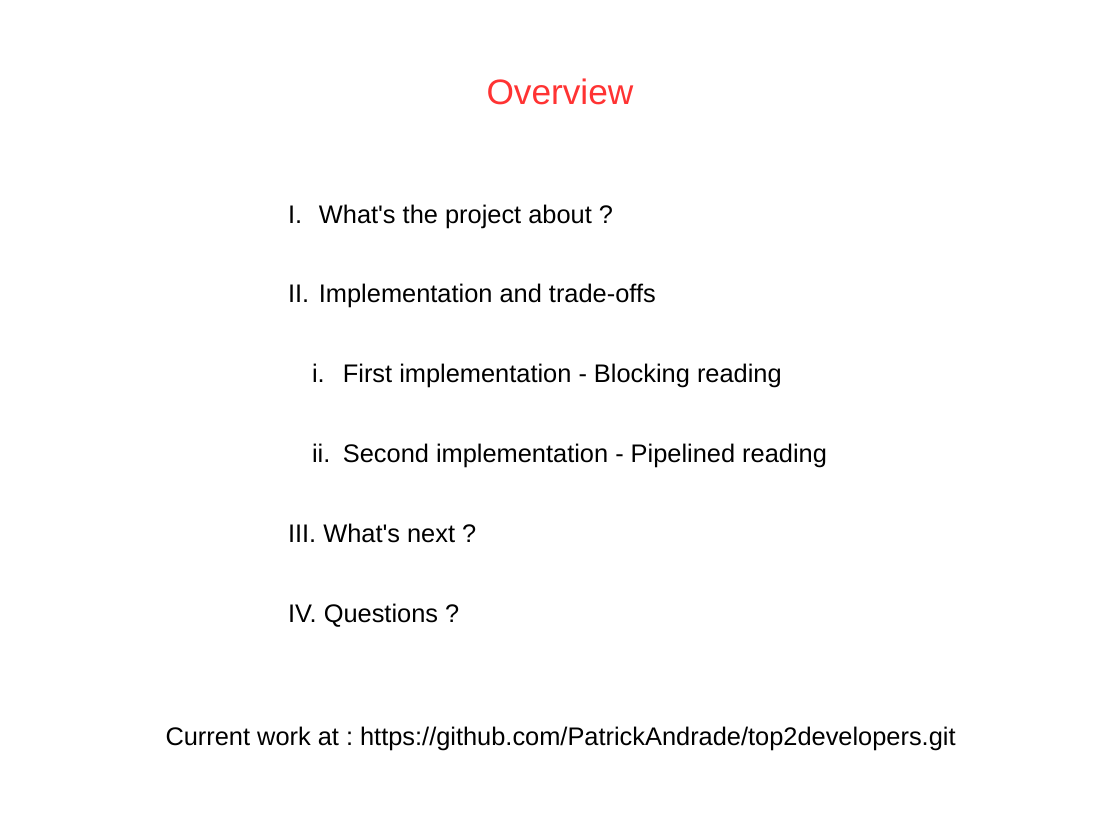
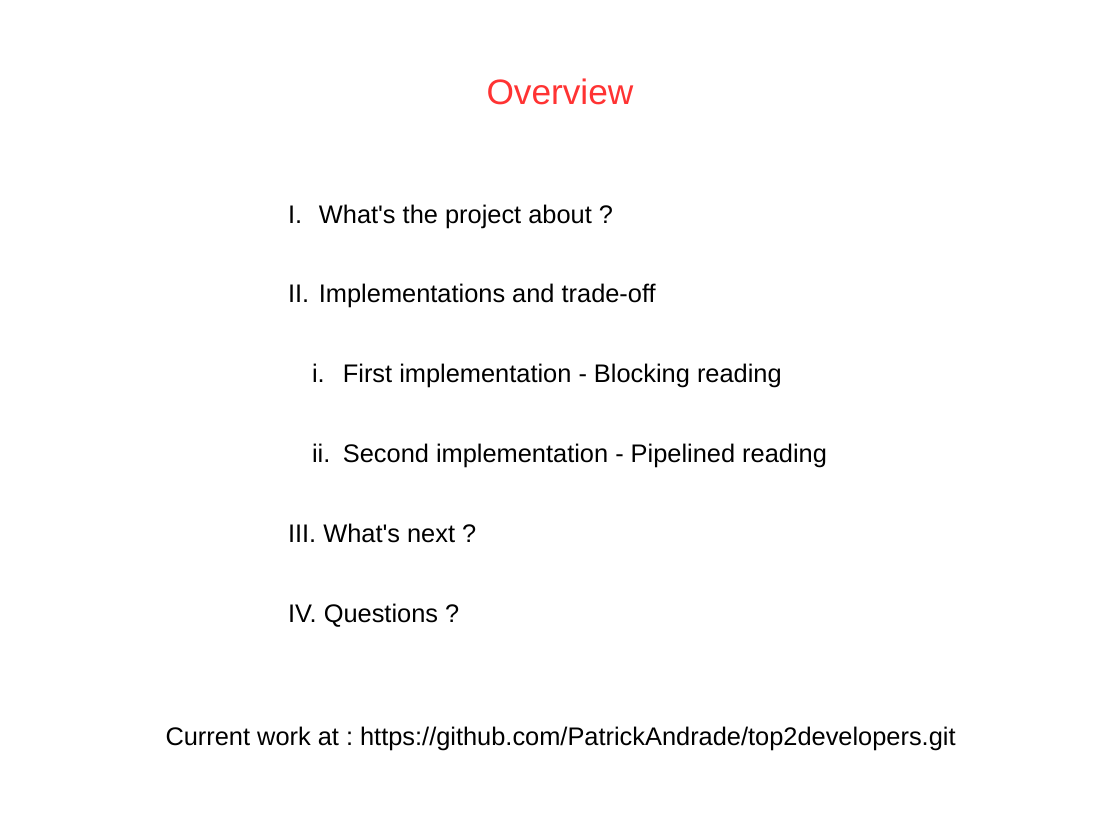
Before and after one commit to PatrickAndrade/top2developers, a slide deck: slide 2 of ProjectMidTermPresentation.ppt. Drawn at 1120x840 pixels with LibreOffice and Linux fonts; fonts in the diff are those of the drawing; background and template pictures are left out. Boxes give left, top, right and bottom in pixels: in the first picture for what was removed or moved away, otherwise in the second. Text is boxed around its words. In the diff, an @@ line names an element or a change of style, - is before the commit and + after.

```diff
--- a/ProjectMidTermPresentation.ppt
+++ b/ProjectMidTermPresentation.ppt
@@ text at [319, 283, 656, 308]: text changed @@
-II. Implementation and trade-offs
+II. Implementations and trade-off
```
Also in this commit, not shown: 1 other slide changed, 5 other files.
